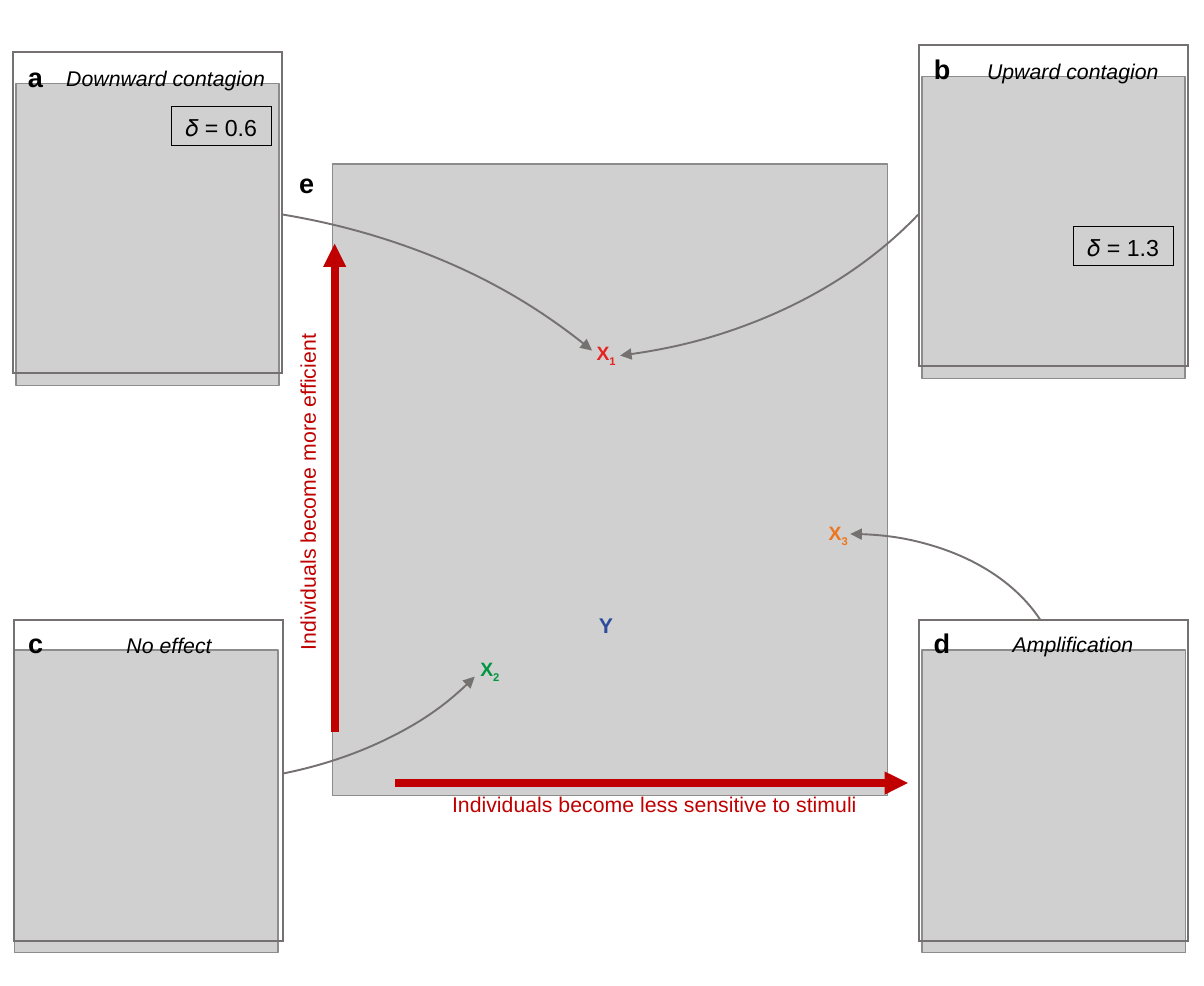
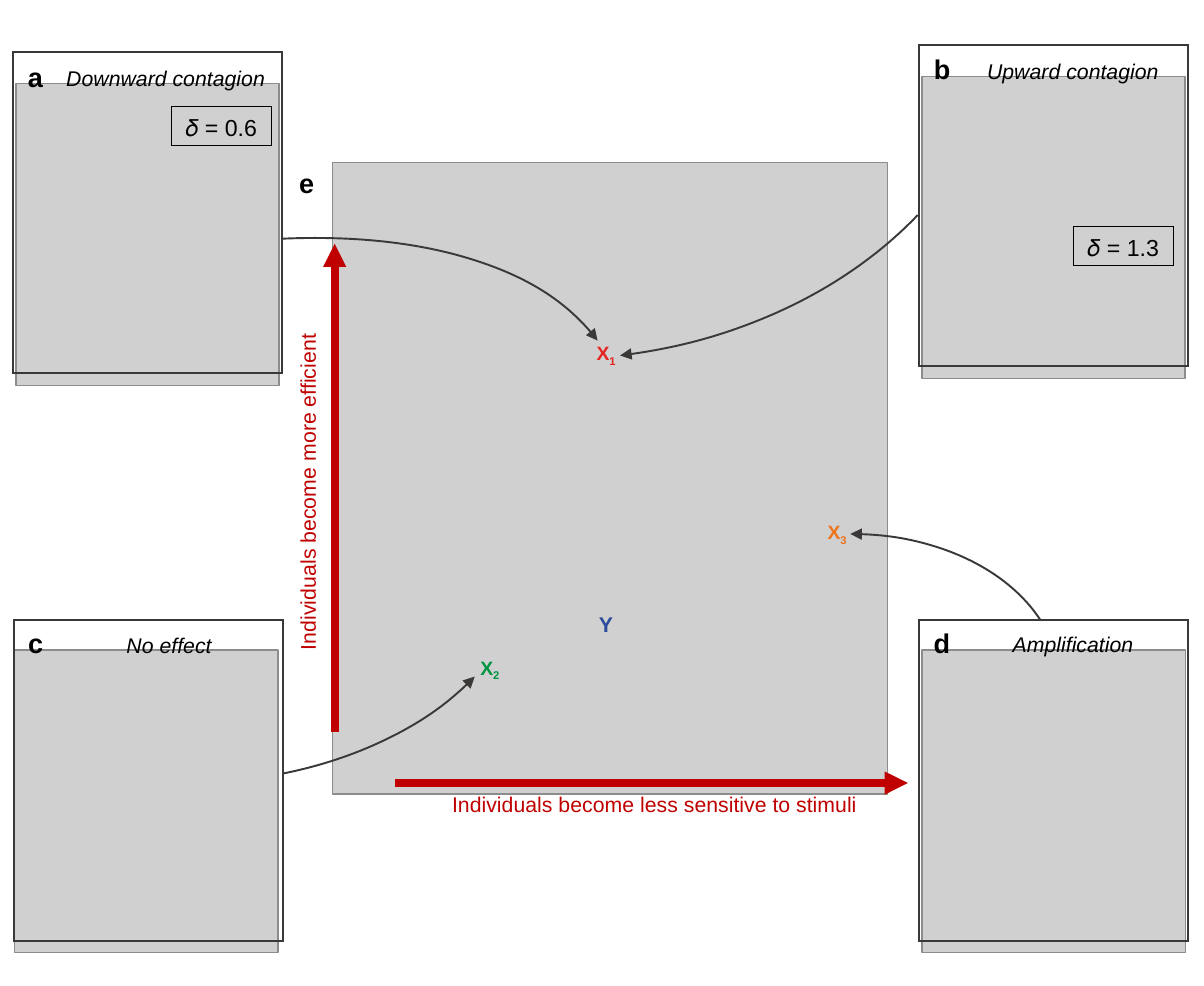
Before and after one commit to marikawakatsu/mixing-model, a slide deck: slide 11 of slides/figures_191206.pptx (slide 10 before the commit). Drawn at 1204x986 pixels with LibreOffice and Linux fonts; fonts in the diff are those of the drawing; grey boxes stand for pictures. Boxes give left, top, right and bottom in pixels: in the first picture for what was removed or moved away, otherwise in the second. Text is boxed around its words. In the diff, an @@ line names an element or a change of style, - is before the commit and + after.

```diff
--- a/slides/figures_191206.pptx
+++ b/slides/figures_191206.pptx
@@ arc (boxed as its full ellipse) at [46, 0, 1030, 381]: outline #767171 1 pt to #3B3838 1 pt; proportions changed @@
@@ outline #767171 1 pt to #3B3838 1 pt in 6 elements at [0, 329, 544, 804], [597, 514, 1075, 879], [13, 51, 282, 373], [14, 620, 284, 941], [919, 620, 1189, 941], [919, 44, 1189, 366] @@
@@ arc (boxed as its full ellipse) at [0, 69, 756, 986]: outline #767171 1 pt to #3B3838 1 pt; proportions changed; rotation 324 to 335 degrees @@
```
Also in this commit, not shown: 2 other slides changed, 3 slides added, 49 other files.
